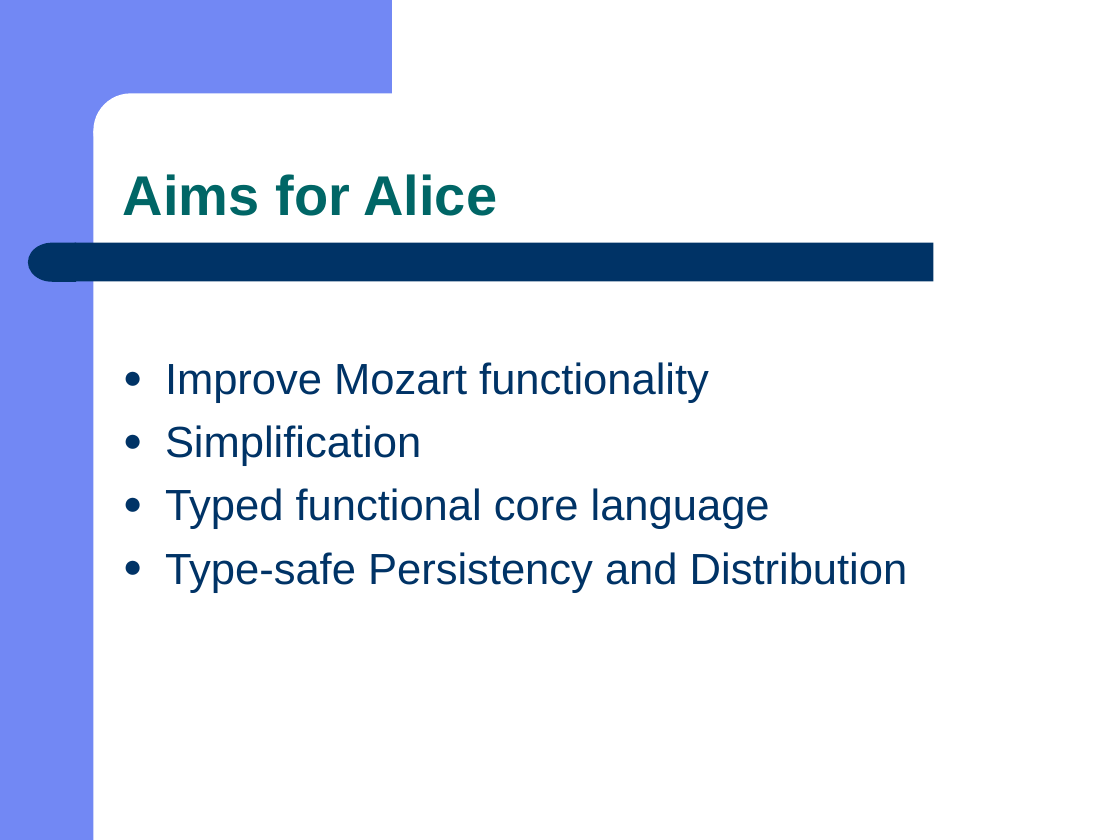
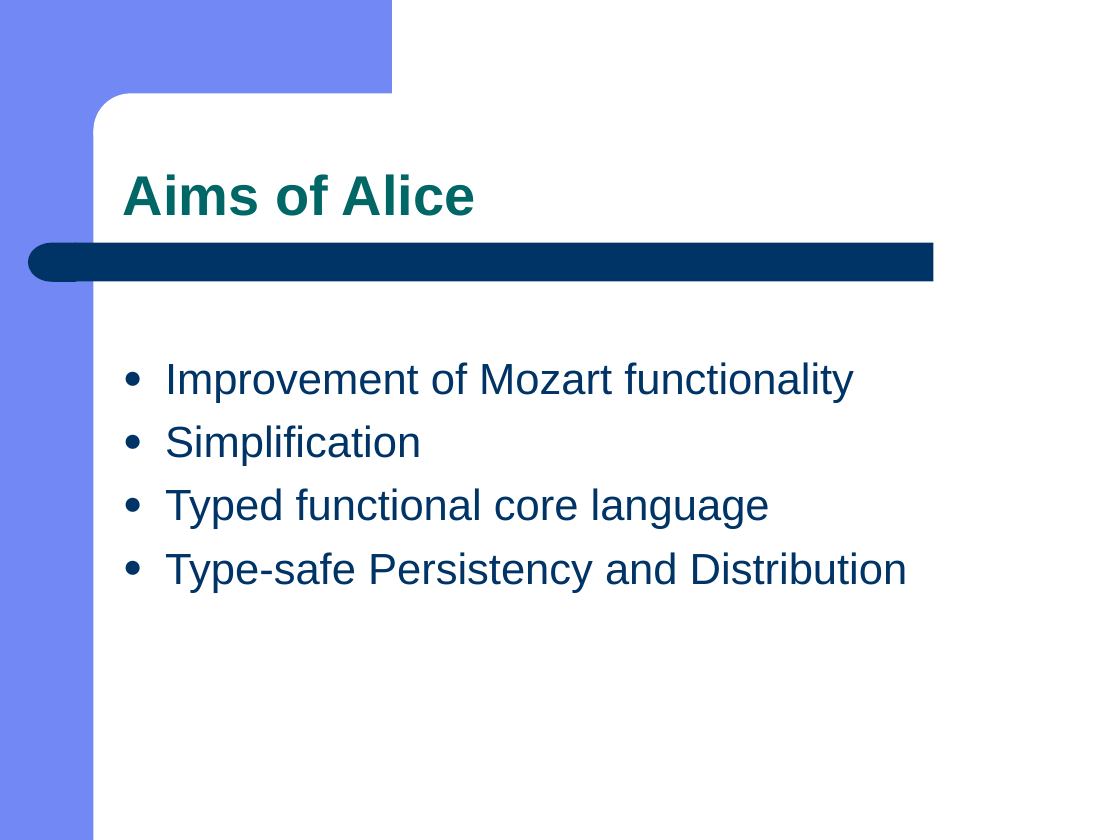
Before and after one commit to doublec/aliceml-abandoned, a slide deck: slide 2 of doc/presentations/C-Tag 2001 Alice.ppt. Drawn at 1120x840 pixels with LibreOffice and Linux fonts; fonts in the diff are those of the drawing. Boxes give left, top, right and bottom in pixels: in the first picture for what was removed or moved away, otherwise in the second. Text is boxed around its words. In the diff, an @@ line names an element or a change of style, - is before the commit and + after.

```diff
--- a/doc/presentations/C-Tag 2001 Alice.ppt
+++ b/doc/presentations/C-Tag 2001 Alice.ppt
@@ title at (123,174,476,216): text changed @@
-Aims for Alice
+Aims of Alice
@@ text at (165,362,854,403): text changed @@
-● Improve Mozart functionality
+● Improvement of Mozart functionality
```
Also in this commit, not shown: 5 other slides changed.
